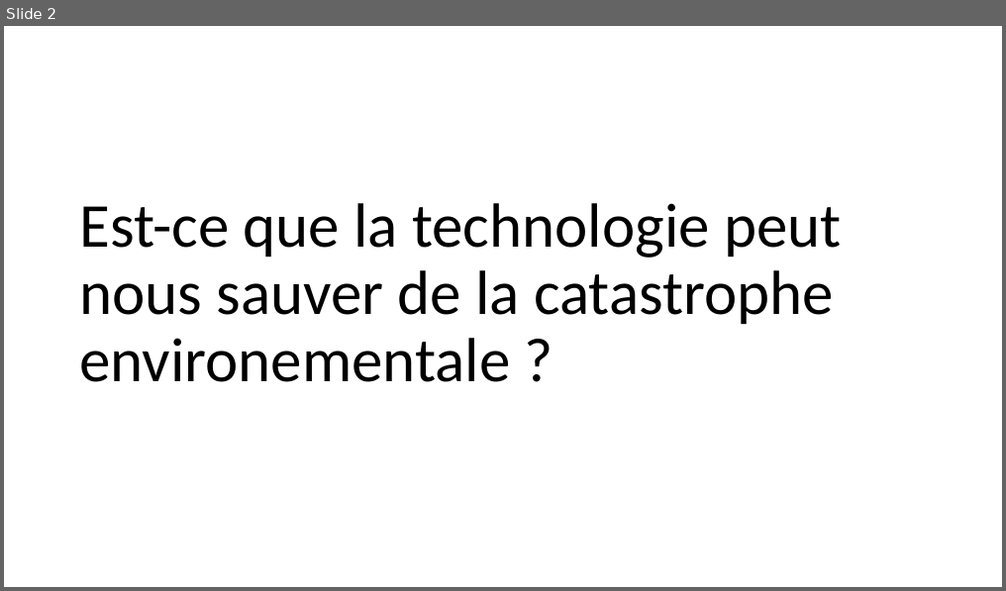
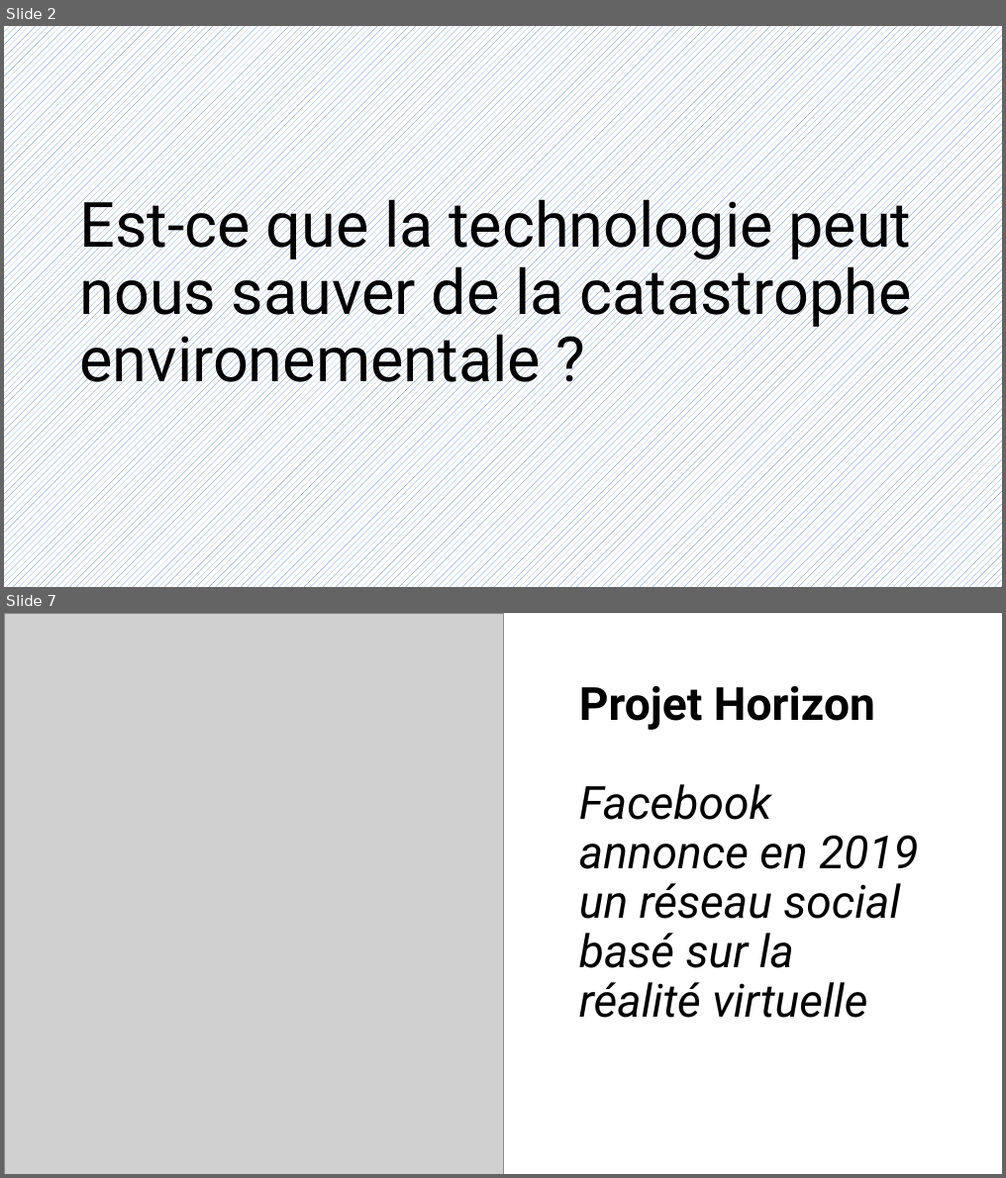
Before and after one commit to HEIGVD-Experience/docs, a slide deck: S4/EXP/files/À-t-on encore besoin d'ingénieurs.pptx. Shown one above the other, each under a label of ours: slide 2 before the commit, slides 2 and 7 after it; the slides between them are not shown. The pictures are 1006x591 and 1006x1178 pixels, drawn with LibreOffice and Linux fonts; fonts in the diff are those of the drawing; grey boxes stand for pictures; background and template pictures are left out. Boxes give left, top, right and bottom in pixels: in the first picture for what was removed or moved away, otherwise in the second. Text is boxed around its words. In the diff, an @@ line names an element or a change of style, - is before the commit and + after.

```diff
--- a/S4/EXP/files/À-t-on encore besoin d'ingénieurs.pptx
+++ b/S4/EXP/files/À-t-on encore besoin d'ingénieurs.pptx
@@ slide 7 added at (4,613,1002,1174), background picture (left out) @@
@@ picture added at (4,613,503,1174) @@
@@ text added at (579,686,919,1018), 44 pt, text #000000, italic @@
+Projet Horizon
+Facebook annonce en 2019 un réseau social basé sur la réalité virtuelle
@@ slide 2 changed as well @@
@@ background #FFFFFF to pattern #4472C4 on #FFFFFF @@
@@ title "Est-ce que la technologie peut ..." at (79,190,912,397): font Calibri to Roboto @@
```
Also in this commit, not shown: 1 other slide changed, 7 other slides added, 2 slides removed, 2 other files.
